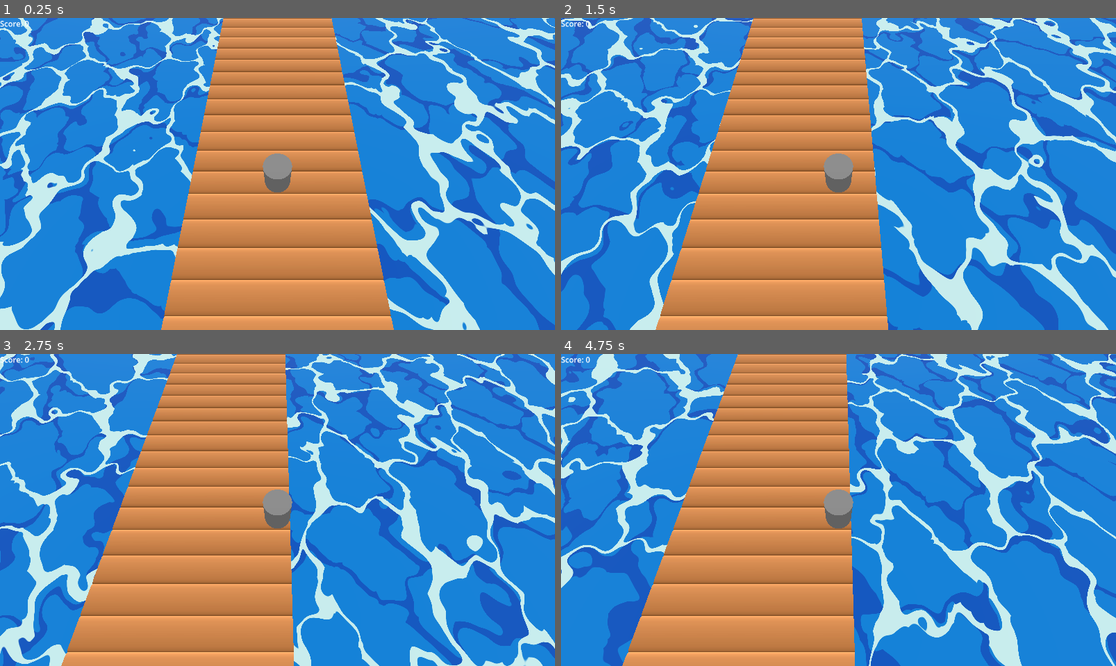
Above: before the commit, frames 1-4 (two rows, left to right).
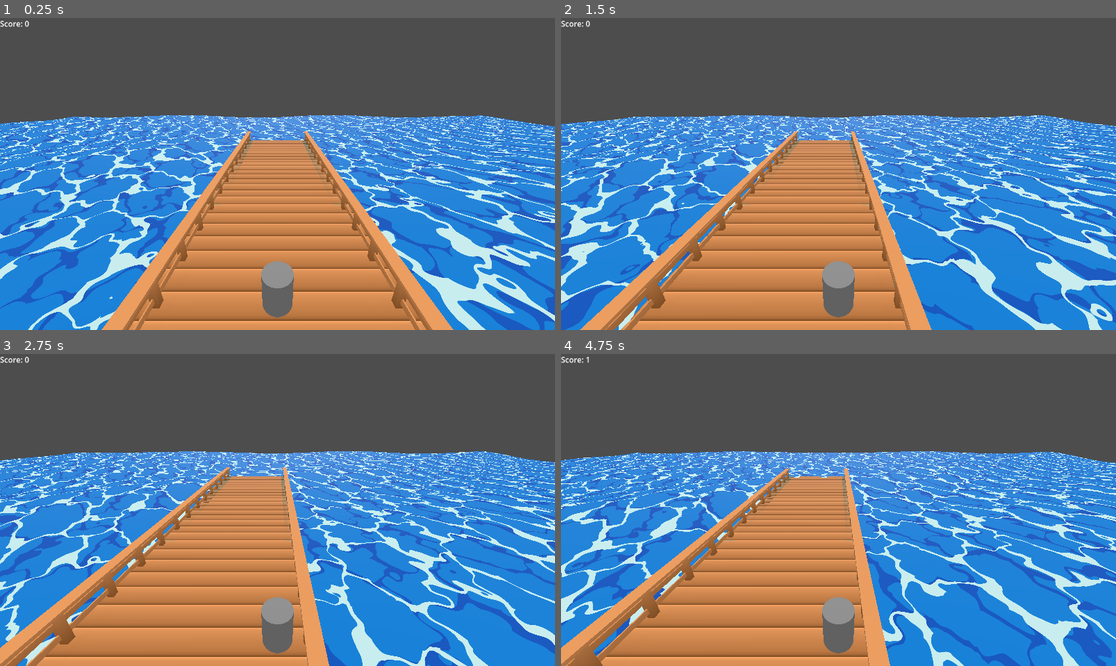
Above: after the commit, the same moments.

Repository: msfrazier/HoppyGull
Game: Godot game, scene res://main.tscn
Same seed, same stepped clock (60 frames per second), same inputs: the game is played once before the commit and once after it.
Inputs:
- Up to frame 1 (0.25 s): no input
- Up to frame 2 (1.5 s): tap Enter (ui_accept) at 0.5, 0.77 s; hold Right (ui_right) 0.53-1.28 s; hold Down (ui_down) from 1.28 s (still down)
- Up to frame 3 (2.75 s): tap Enter (ui_accept) at 1.52 s; release Down (ui_down) at 2.03 s; hold Right (ui_right) from 2.03 s (still down)
- Up to frame 4 (4.75 s): release Right (ui_right) at 2.78 s; hold Up (ui_up) 2.78-3.53 s; tap Enter (ui_accept) at 3.02, 3.77, 4.52 s; hold Left (ui_left) from 3.53 s (still down)

The runs differ from the first frame. In frame 1, 73% of the frame differs, in the area x 0-100%, y 0-100%; in frame 2, 72%; in frame 3, 71%; in frame 4, 72%.

Commit message:
Added railing and updated forward movement

Diff:
--- a/hoppy-gull/dock_2.tscn
+++ b/hoppy-gull/dock_2.tscn
@@ -11,15 +11,20 @@
 @onready var last_plank_pos = 25
 
 @onready var plank = preload(\"res://plank_object.tscn\")
+@onready var railing = preload(\"res://railing.tscn\")
 @onready var tile_width  = 0.4
+@onready var add_railing = true
 
 # Called when the node enters the scene tree for the first time.
 func _ready() -> void:
 	var planks_arr_z = range(first_plank_pos,last_plank_pos)
+	var railing_inst = railing.instantiate()
 	for i in planks_arr_z:
 		var plank_inst = plank.instantiate()
 		plank_inst.tile_arr = [1,1,1,1,1,1,1]
 		plank_inst.position.z = i * tile_width
+		plank_inst.railing = add_railing
+		add_railing = !add_railing
 		add_child(plank_inst)
 		plank_arr.push_back(plank_inst)
 		if i==0:
@@ -33,8 +38,12 @@
 
 
 func _on_main_create_plank() -> void:
-	for i in plank_arr:
-		i.position.z -= tile_width
+
+	#for i in plank_arr:
+		#var tween = get_tree().create_tween()
+		#tween.tween_property(i,\"position\",
+		#Vector3(i.position.x,i.position.y,i.position.z-tile_width),01.333333333333)
+		##i.position.z -= tile_width
 	plank_arr[0].queue_free()
 	plank_arr.pop_front()
 	var new_plank = Array()
@@ -46,11 +55,15 @@
 			new_plank.append(0)
 	var plank_inst = plank.instantiate()
 	plank_inst.tile_arr = new_plank
-	plank_inst.position.z = (last_plank_pos-1) * tile_width
+	plank_inst.position.z = (last_plank_pos) * tile_width
+	plank_inst.railing = add_railing
+	add_railing = !add_railing
 	add_child(plank_inst)
 	current_plank = plank_arr[6].tile_arr
 	next_plank = plank_arr[7].tile_arr
+	last_plank_pos += 1
 	plank_arr.push_back(plank_inst)
+
 "
 
 [node name="dock_2" type="AnimatableBody3D"]
--- a/hoppy-gull/gull.tscn
+++ b/hoppy-gull/gull.tscn
@@ -4,11 +4,12 @@
 script/source = "extends CharacterBody3D
 
 
-const SPEED = 3
+const SPEED = 4
 
 @onready var current_position : int = 3
 var final_position : Vector3
 var movement_dist : float
+var movement_time: float
 
 @onready var state_machine: StateMachine
 
@@ -19,14 +20,18 @@
 	final_position = position
 	movement_dist = $CollisionShape3D.shape.radius * 2
 	state_machine = $\"../state_machine\"
+	movement_time = 0.0
 
 func _physics_process(delta: float) -> void:
 
 	if (final_position-position).length() >= 1e-2:
+		movement_time += delta
 		move_and_slide()
 	else:
 		velocity = Vector3.ZERO
 	if velocity == Vector3.ZERO and state_machine.current_state.name == 'moving':
+		print(movement_time)
+		movement_time = 0.0
 		state_machine.set_state(\"alive\")
 	pass
 
@@ -49,12 +54,13 @@
 		velocity.z = direction.z * SPEED
 		current_position += 1
 		check_position.emit(final_position, false)
-	elif event.is_action_pressed(\"ui_up\") and velocity.is_zero_approx()\\
+	elif (event.is_action_pressed(\"ui_up\") or event.is_action(\"ui_up\"))\\
+	 and velocity.is_zero_approx()\\
 	and state_machine.current_state.name == \"alive\":
 		final_position = (position + Vector3(0,0,movement_dist)).snappedf(0.1)
-		#var direction := (transform.basis * Vector3(0,0,1)).normalized()
-		#velocity.x = direction.x * SPEED
-		#velocity.z = direction.z * SPEED
+		var direction := (transform.basis * Vector3(0,0,1)).normalized()
+		velocity.x = direction.x * SPEED
+		velocity.z = direction.z * SPEED
 		check_position.emit(final_position, true)
 
 "
--- a/hoppy-gull/kill.gd
+++ b/hoppy-gull/kill.gd
@@ -4,7 +4,7 @@
 var fsm: StateMachine
 
 func enter():
-	print("Kill!")
+	pass
 
 
 func exit(next_state):
--- a/hoppy-gull/main.tscn
+++ b/hoppy-gull/main.tscn
@@ -90,9 +90,14 @@
 [node name="camera2" type="Camera3D" parent="gull"]
 transform = Transform3D(-1, -4.7731515e-08, 7.3242354e-08, 0, 0.83779496, 0.5459849, -8.742277e-08, 0.5459849, -0.83779496, 0, 6.922907, -7.0364733)
 
-[node name="ocean" type="MeshInstance3D" parent="."]
+[node name="camera3" type="Camera3D" parent="gull"]
+transform = Transform3D(-1, -4.7731515e-08, 7.3242354e-08, -1.646232e-08, 0.9256197, 0.37845474, -8.58588e-08, 0.37845474, -0.9256197, 0, 2.5875187, -1.8547182)
+current = true
+
+[node name="ocean" type="MeshInstance3D" parent="gull"]
 transform = Transform3D(1, 0, 0, 0, 1, 0, 0, 0, 1, -0.05934453, -4.788082, -0.007501006)
 mesh = SubResource("PlaneMesh_4c57u")
+skeleton = NodePath("../..")
 
 [node name="GridMap" parent="." instance=ExtResource("4_1bvp3")]
 visible = false
--- a/hoppy-gull/moving.gd
+++ b/hoppy-gull/moving.gd
@@ -3,13 +3,12 @@
 var fsm: StateMachine
 
 func enter():
-	print("Moving")
-
+	print('moving')
+	pass
 
 func exit(next_state):
 	fsm.change_to(next_state)
 
 
 func _unhandled_key_input(event):
-	print("From Moving")
 	pass
--- a/hoppy-gull/plank_object.tscn
+++ b/hoppy-gull/plank_object.tscn
@@ -1,12 +1,15 @@
-[gd_scene load_steps=3 format=3 uid="uid://cmjhacx4w5v5m"]
+[gd_scene load_steps=4 format=3 uid="uid://cmjhacx4w5v5m"]
 
 [ext_resource type="PackedScene" uid="uid://dmr68etageyf" path="res://rounded_plank_tile.tscn" id="1_jxc1h"]
+[ext_resource type="PackedScene" uid="uid://b6q1sjbjx3s17" path="res://mesh/end_plank.glb" id="2_3wd3n"]
 
 [sub_resource type="GDScript" id="GDScript_3wd3n"]
 script/source = "class_name plank
 extends Node3D
 
 @export var tile_arr := Array([],TYPE_INT,\"\",null)
+@export var railing : bool
+@onready var railing_scene = preload(\"res://railing.tscn\")
 
 func _ready() -> void:
 	build_plank(tile_arr)
@@ -25,6 +28,9 @@
 		if tile_arr[tile]==1:
 			var rounded_plank_tile = load(\"res://rounded_plank_tile.tscn\").instantiate()
 			get_node(\"tile_{0}\".format([tile+1])).add_child(rounded_plank_tile)
+	if railing:
+		get_node(\"end_tile\").add_child(railing_scene.instantiate())
+		get_node(\"end_tile2\").add_child(railing_scene.instantiate())
 "
 
 [node name="plank_object" type="MeshInstance3D"]
@@ -72,4 +78,14 @@
 [node name="rounded_plank_tile" parent="tile_7" instance=ExtResource("1_jxc1h")]
 visible = false
 
+[node name="end_tile" type="Marker3D" parent="."]
+transform = Transform3D(1, 0, 0, 0, 1, 0, 0, 0, 1, -3.2, 0, 0)
+
+[node name="end_plank" parent="end_tile" instance=ExtResource("2_3wd3n")]
+
+[node name="end_tile2" type="Marker3D" parent="."]
+transform = Transform3D(1, 0, 0, 0, 1, 0, 0, 0, 1, 3.2, 0, 0)
+
+[node name="end_plank" parent="end_tile2" instance=ExtResource("2_3wd3n")]
+
 [editable path="tile_3/rounded_plank_tile"]
--- /dev/null
+++ b/hoppy-gull/railing.tscn
@@ -0,0 +1,5 @@
+[gd_scene load_steps=2 format=3 uid="uid://b35ejp8eceebm"]
+
+[ext_resource type="PackedScene" uid="uid://07ww5bcows0h" path="res://mesh/railing.glb" id="1_l6vqv"]
+
+[node name="railing" instance=ExtResource("1_l6vqv")]
--- a/hoppy-gull/state_machine.tscn
+++ b/hoppy-gull/state_machine.tscn
@@ -10,8 +10,7 @@
 var fsm: StateMachine
 
 func enter():
-	print(\"Alive!\")
-
+	pass
 
 func exit(next_state):
 	fsm.change_to(next_state)
Binary file added: hoppy-gull/mesh/end_plank.glb
Not shown, added: hoppy-gull/mesh/end_plank.glb.import
Binary file added: hoppy-gull/mesh/railing.glb
Not shown, added: hoppy-gull/mesh/railing.glb.import
Binary file added: hoppy-gull/mesh/railing_rounded_plank_tile_gr-1.png
Not shown, added: hoppy-gull/mesh/railing_rounded_plank_tile_gr-1.png.import
Binary file added: hoppy-gull/mesh/textures/end_plank_gr-1.png
Not shown, added: hoppy-gull/mesh/textures/end_plank_gr-1.png.import
